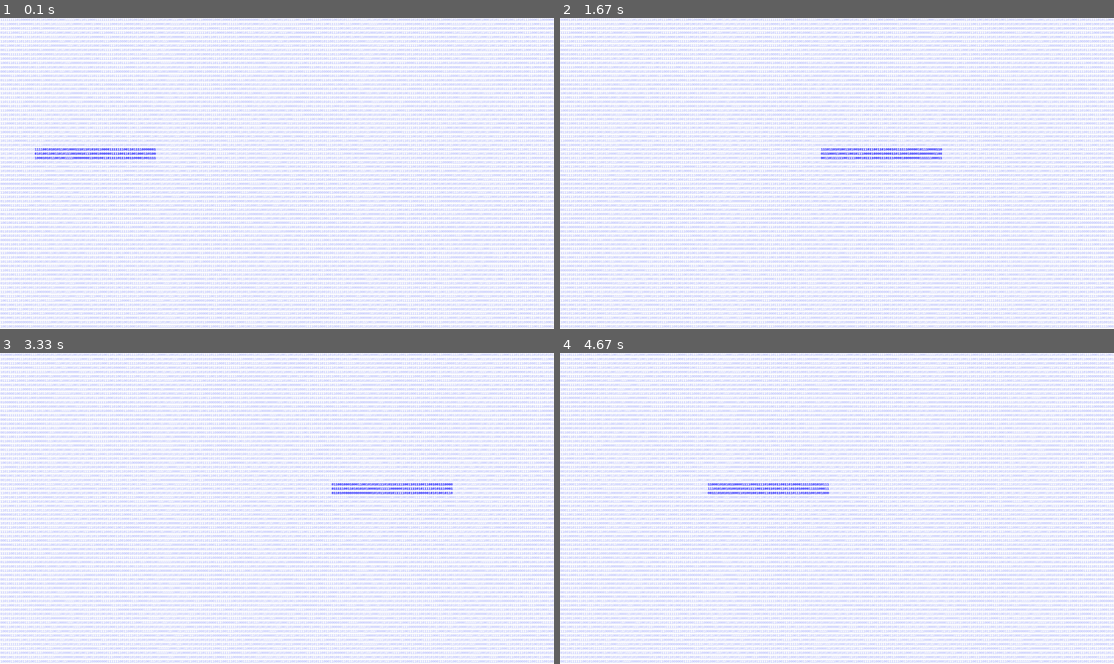
Above: before the commit, frames 1-4 (two rows, left to right).
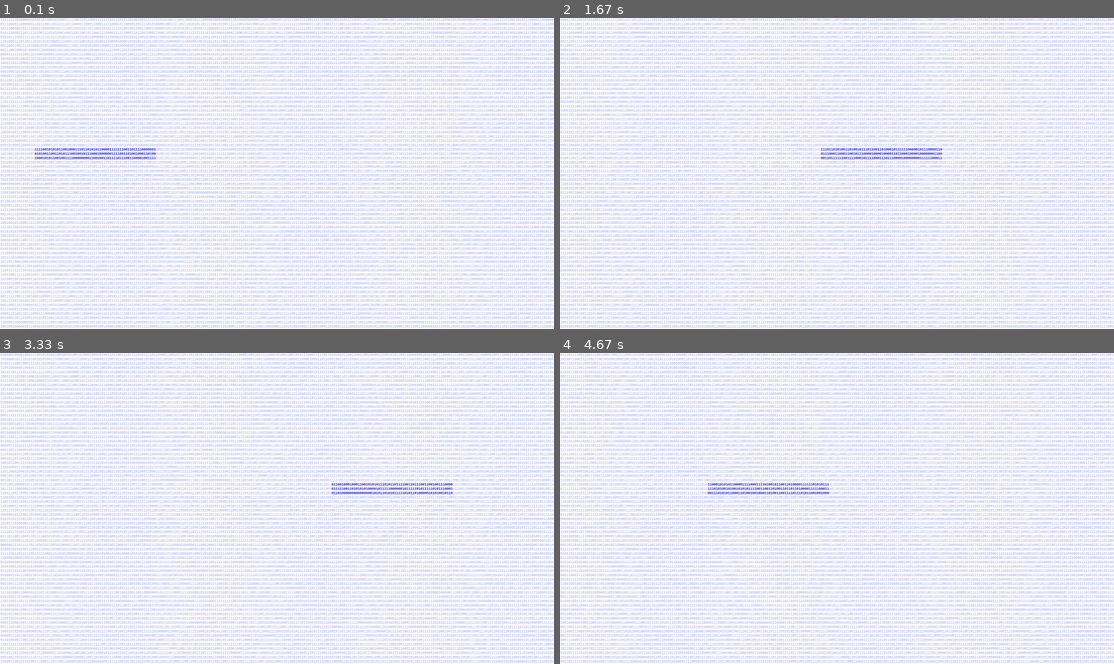
Above: after the commit, the same moments.

Repository: beccaelenzil/CS_ER
Game: pygame game, started from ScoringTheGame/Main/myGame.py
Two runs of this game, one before a commit and one after it. Both use one fixed random seed, a clock stepped at 60 frames per second and the inputs below.
Inputs:
- Up to frame 1 (0.1 s): no input
- Up to frame 2 (1.67 s): no input
- Up to frame 3 (3.33 s): no input
- Up to frame 4 (4.67 s): no input

The runs differ from the first frame. In frame 1, less than 0.1% of the frame differs, in the area x 7-29%, y 41-46%; in frame 2, less than 0.1%; in frame 3, less than 0.1%, in the area x 60-82%, y 41-46%; in frame 4, less than 0.1%.

Commit message:
Ch10Tutorial Done

Diff:
--- /dev/null
+++ b/ScoringTheGame/Ch10Tutorial.py
@@ -0,0 +1,87 @@
+import pygame
+pygame.init()
+
+import math
+
+#set basic color variables
+BLACK   = (   0,   0,   0)
+WHITE   = ( 255, 255, 255)
+RED     = ( 255,   0,   0)
+GREEN   = (   0, 255,   0)
+BLUE    = (   0,   0, 255)
+
+# open 700x500 window
+windowSize = (700, 500)
+screen = pygame.display.set_mode(windowSize)
+
+# define game clock
+clock = pygame.time.Clock()
+
+# main loop runs until user clicks close button
+done = False
+
+# define character drawing function
+def draw_stick_figure(screen, x, y):
+    # Head
+    pygame.draw.ellipse(screen, BLACK, [1+x,y,10,10], 0)
+
+    # Legs
+    pygame.draw.line(screen, BLACK ,[5+x,17+y], [10+x,27+y], 2)
+    pygame.draw.line(screen, BLACK, [5+x,17+y], [x,27+y], 2)
+
+    # Body
+    pygame.draw.line(screen, RED, [5+x,17+y], [5+x,7+y], 2)
+
+    # Arms
+    pygame.draw.line(screen, RED, [5+x,7+y], [9+x,17+y], 2)
+    pygame.draw.line(screen, RED, [5+x,7+y], [1+x,17+y], 2)
+
+# Speed in pixels per frame
+x_speed = 0
+y_speed = 0
+
+# Current position
+x_coord = 10
+y_coord = 10
+
+screen.fill(WHITE)
+
+while not done:
+
+    for event in pygame.event.get():
+        if event.type == pygame.QUIT:
+            done = True
+
+        # User pressed down on a key
+        elif event.type == pygame.KEYDOWN:
+            # Figure out if it was an arrow key. If so
+            # adjust speed.
+            if event.key == pygame.K_LEFT:
+                x_speed = -3
+            elif event.key == pygame.K_RIGHT:
+                x_speed = 3
+            elif event.key == pygame.K_UP:
+                y_speed = -3
+            elif event.key == pygame.K_DOWN:
+                y_speed = 3
+
+        # User let up on a key
+        elif event.type == pygame.KEYUP:
+            # If it is an arrow key, reset vector back to zero
+            if event.key == pygame.K_LEFT or event.key == pygame.K_RIGHT:
+                x_speed = 0
+            elif event.key == pygame.K_UP or event.key == pygame.K_DOWN:
+                y_speed = 0
+
+    # Move the object according to the speed vector.
+    x_coord += x_speed
+    y_coord += y_speed
+
+    # Draw the stick figure
+    draw_stick_figure(screen, x_coord, y_coord)
+
+    pygame.display.flip()  # update screen with what we said to draw above
+
+    clock.tick(60)  # limit to 60 fps
+
+pygame.quit()  # close window when loop finishes
--- a/ScoringTheGame/Main/myGame.py
+++ b/ScoringTheGame/Main/myGame.py
@@ -46,15 +46,16 @@
 # main loop runs until user clicks close button
 done = False
 
-#set starting positions of stuff
-platformA_start = 10
+# set starting positions of stuff
+platformA_startX = 10
+platformA_startY = 30
 platformA_end = 10
 platformA_width = 60
 platformA_height = 3
 platformA_dir = 1
 
 #reset positions of stuff
-platformA_x = platformA_start
+platformA_x = platformA_startX
 
 while not done:
 
@@ -69,6 +70,7 @@
             print("User let go of a key.")
         elif event.type == pygame.MOUSEBUTTONDOWN:
             print("User pressed a mouse button")
+
 
     # ---- game logic goes here ----
     playerPosition = pygame.mouse.get_pos()
@@ -95,9 +97,11 @@
     #draw moving platform
     if platformA_x >=  textColumns-platformA_end-platformA_width:
         platformA_dir = -1
-    elif platformA_x <= platformA_start:
+    elif platformA_x <= platformA_startX:
         platformA_dir = 1
     platformA_x += textWidth * platformA_dir
+
+    pygame.draw.rect(screen, WHITE, [platformA_x*textWidth, platformA_startY*textHeight, platformA_width*textWidth, platformA_height*textHeight])
 
     for i in range(platformA_height):
         currentLine = ""
@@ -106,7 +110,8 @@
             currentLine += str(random.randint(0,1))
 
         text = fontB.render(currentLine, True, BLUE)
-        screen.blit(text, [1+platformA_x*textWidth, (i+30)*textHeight])
+        screen.blit(text, [1+platformA_x*textWidth, (i+platformA_startY)*textHeight])
+
 
 
 
Empty file removed: ScoringTheGame/Ch8Tutorial.py
